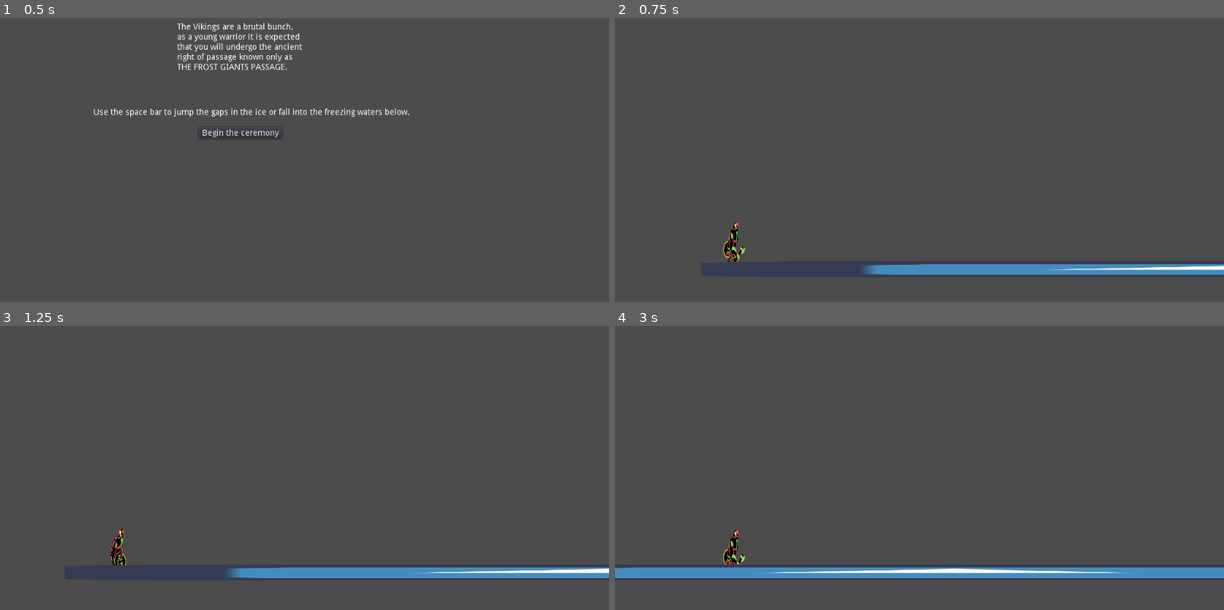
Above: before the commit, frames 1-4 (two rows, left to right).
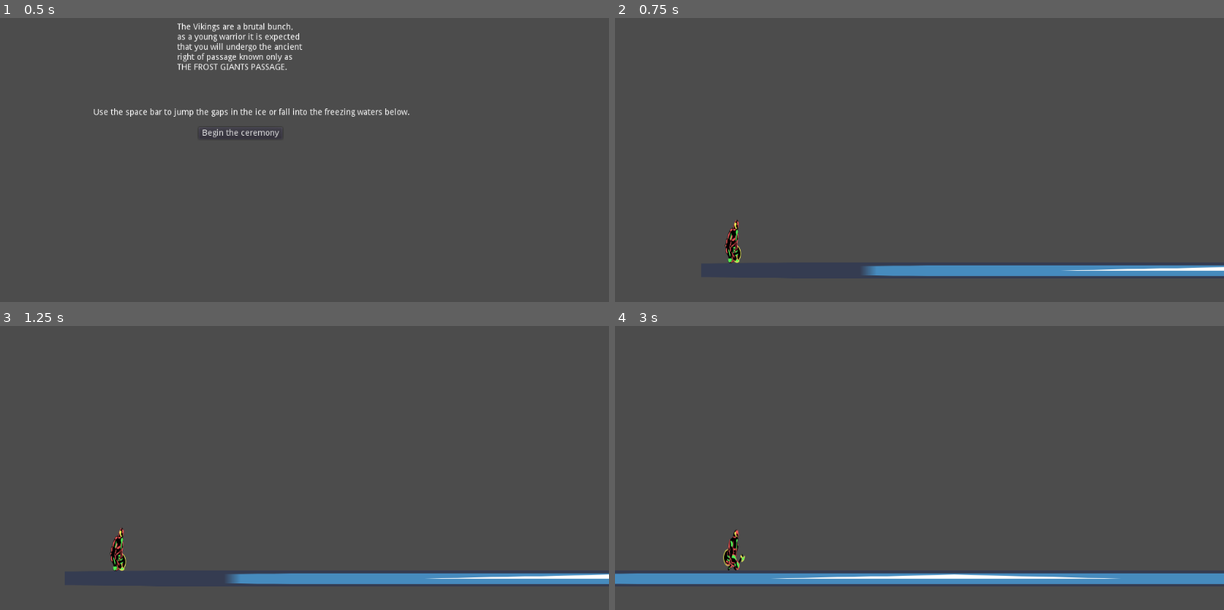
Above: after the commit, the same moments.

Repository: HillTopRhythm/PASSAGE-ECGJ
Game: Godot game, scene res://start screen.tscn
The game is run twice, just before and just after one commit, with the same random seed, the same clock (stepped at 60 frames per second) and the same inputs. The engine's default icon, where the game draws it, is replaced by a stand-in: a white triangle on a blue panel in a dark square.
Inputs:
- Up to frame 1 (0.5 s): no input
- Up to frame 2 (0.75 s): click "Begin the ceremony" at 0.5 s
- Up to frame 3 (1.25 s): no input
- Up to frame 4 (3 s): tap Space (jump) at 1.52, 2.27 s

Frame 1 is identical in both runs. In frame 2, 1.2% of the frame differs, in the area x 17-100%, y 71-91%; in frame 3, 2.9%; in frame 4, 4.7%, in the area x 0-100%, y 83-91%.
Error before the commit: Invalid get index 'play' (on base: 'AnimationPlayer'). Did you mean '.play()' or funcref(obj, "play") ? (res://player.gd:18)

Commit message:
fixed it

Diff:
--- a/Passage/main scene.tscn
+++ b/Passage/main scene.tscn
@@ -119,6 +119,7 @@
 }
 
 [node name="CollisionShape2D" type="CollisionShape2D" parent="player"]
+position = Vector2( -12.5136, 14.7888 )
 shape = SubResource( 1 )
 
 [node name="Sprite" type="Sprite" parent="player"]
@@ -127,7 +128,7 @@
 texture = ExtResource( 2 )
 vframes = 3
 hframes = 4
-frame = 3
+frame = 10
 region_enabled = true
 region_rect = Rect2( 0, 0, 256, 193.19 )
 
--- a/Passage/player.gd
+++ b/Passage/player.gd
@@ -15,7 +15,7 @@
 	if is_on_floor():
 		$AnimationPlayer.play("run")
 	else:
-		$AnimationPlayer.play
+		$AnimationPlayer.play("hang time")
 
 
 func _input(event):
